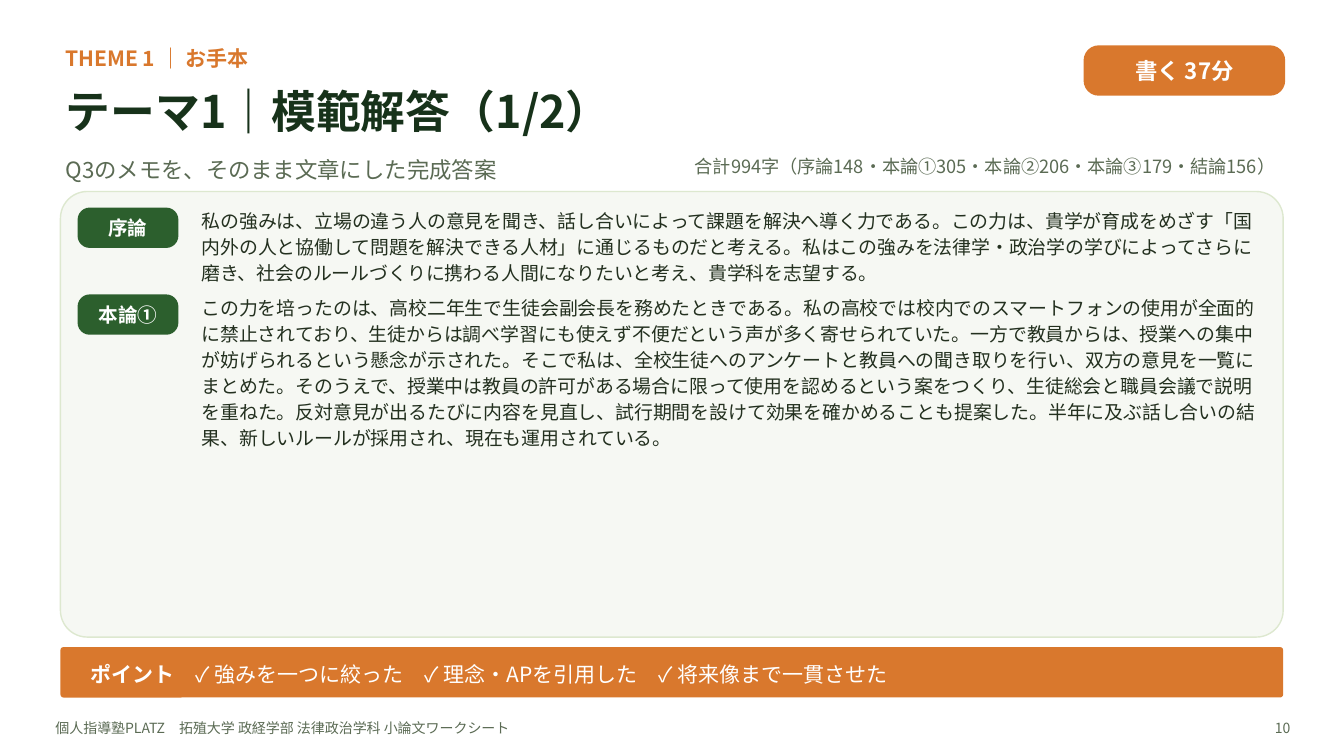
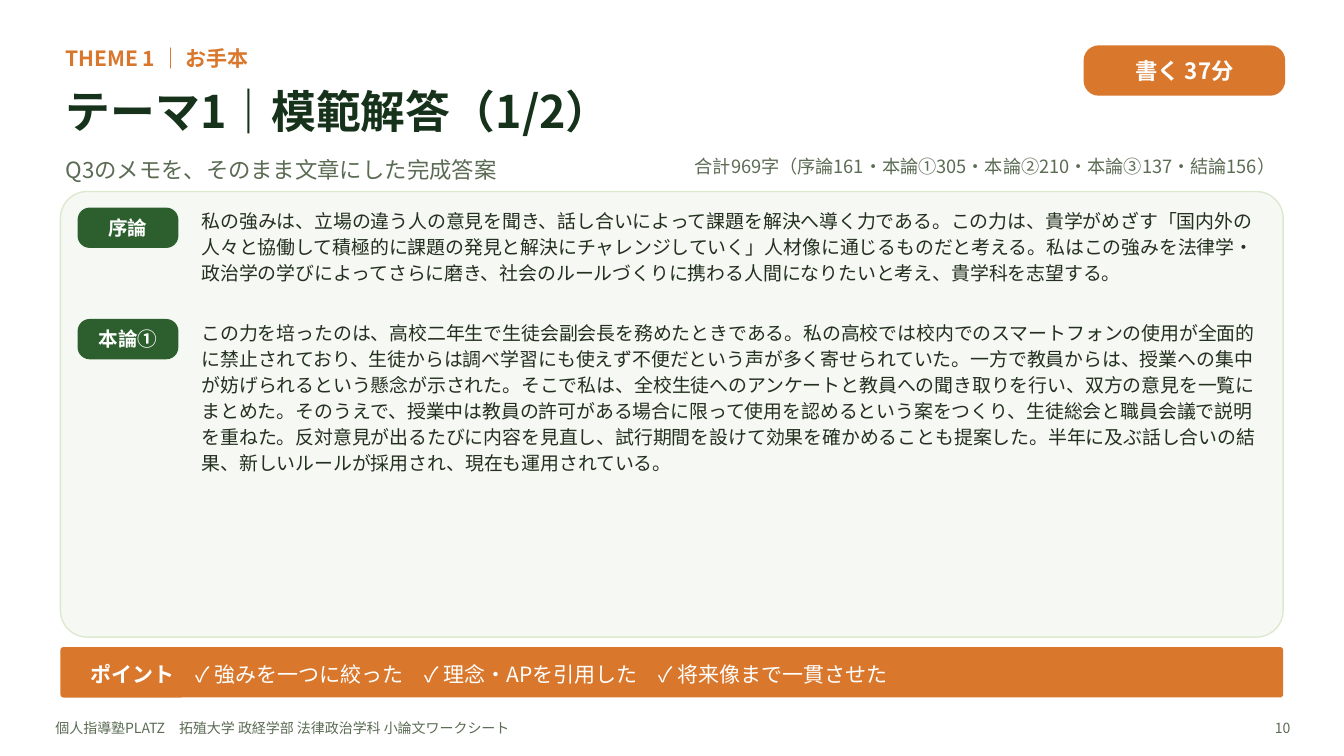
Before and after one commit to platzgod/PLATZAI-, a slide deck: slide 10 of 小論文添削（ショー）/ワークシート/拓殖大学_政経学部法律政治学科/拓殖大学_政経学部法律政治学科_小論文ワークシート.pptx. Drawn at 1344x756 pixels with LibreOffice and Linux fonts; fonts in the diff are those of the drawing. Boxes give left, top, right and bottom in pixels: in the first picture for what was removed or moved away, otherwise in the second. Text is boxed around its words. In the diff, an @@ line names an element or a change of style, - is before the commit and + after.

```diff
--- a/小論文添削（ショー）/ワークシート/拓殖大学_政経学部法律政治学科/拓殖大学_政経学部法律政治学科_小論文ワークシート.pptx
+++ b/小論文添削（ショー）/ワークシート/拓殖大学_政経学部法律政治学科/拓殖大学_政経学部法律政治学科_小論文ワークシート.pptx
@@ text at (695,157,1275,175): text changed @@
-合計994字（序論148・本論①305・本論②206・本論③179・結論156）
+合計969字（序論161・本論①305・本論②210・本論③137・結論156）
@@ text at (202,212,1254,282): text changed @@
-私の強みは、立場の違う人の意見を聞き、話し合いによって課題を解決へ導く力である。この力は、貴学が育成をめざす「国内外の人と協働して問題を解決できる人材」に通じるものだと考える。私はこの強みを法律学・政治学の学びによってさらに磨き、社会のルールづくりに携わる人間になりたいと考え、貴学科を志望する。
+私の強みは、立場の違う人の意見を聞き、話し合いによって課題を解決へ導く力である。この力は、貴学がめざす「国内外の人々と協働して積極的に課題の発見と解決にチャレンジしていく」人材像に通じるものだと考える。私はこの強みを法律学・政治学の学びによってさらに磨き、社会のルールづくりに携わる人間になりたいと考え、貴学科を志望する。
@@ rounded rectangle "本論①": place and size @@
-rounded rectangle "本論①" at (78,294,178,335)
+rounded rectangle "本論①" at (78,320,178,360)
@@ text "この力を培ったのは、高校二年生で生徒会副会長を務めたときである。私の高校では校内でのスマートフォンの使用が全面的に禁止さ ...": place and size @@
-text "この力を培ったのは、高校二年生で生徒会副会長を務めたときである。私の高校では校内でのスマートフォンの使用が全面的に禁止さ ..." at (202,299,1256,447)
+text "この力を培ったのは、高校二年生で生徒会副会長を務めたときである。私の高校では校内でのスマートフォンの使用が全面的に禁止さ ..." at (202,324,1256,472)
```
Also in this commit, not shown: 11 other slides changed, 6 other files.
